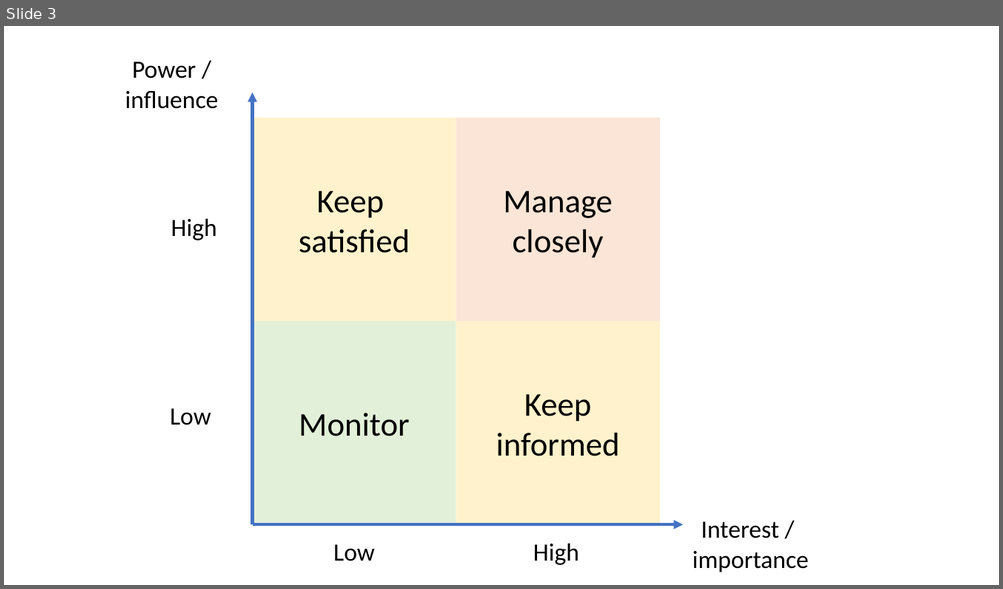
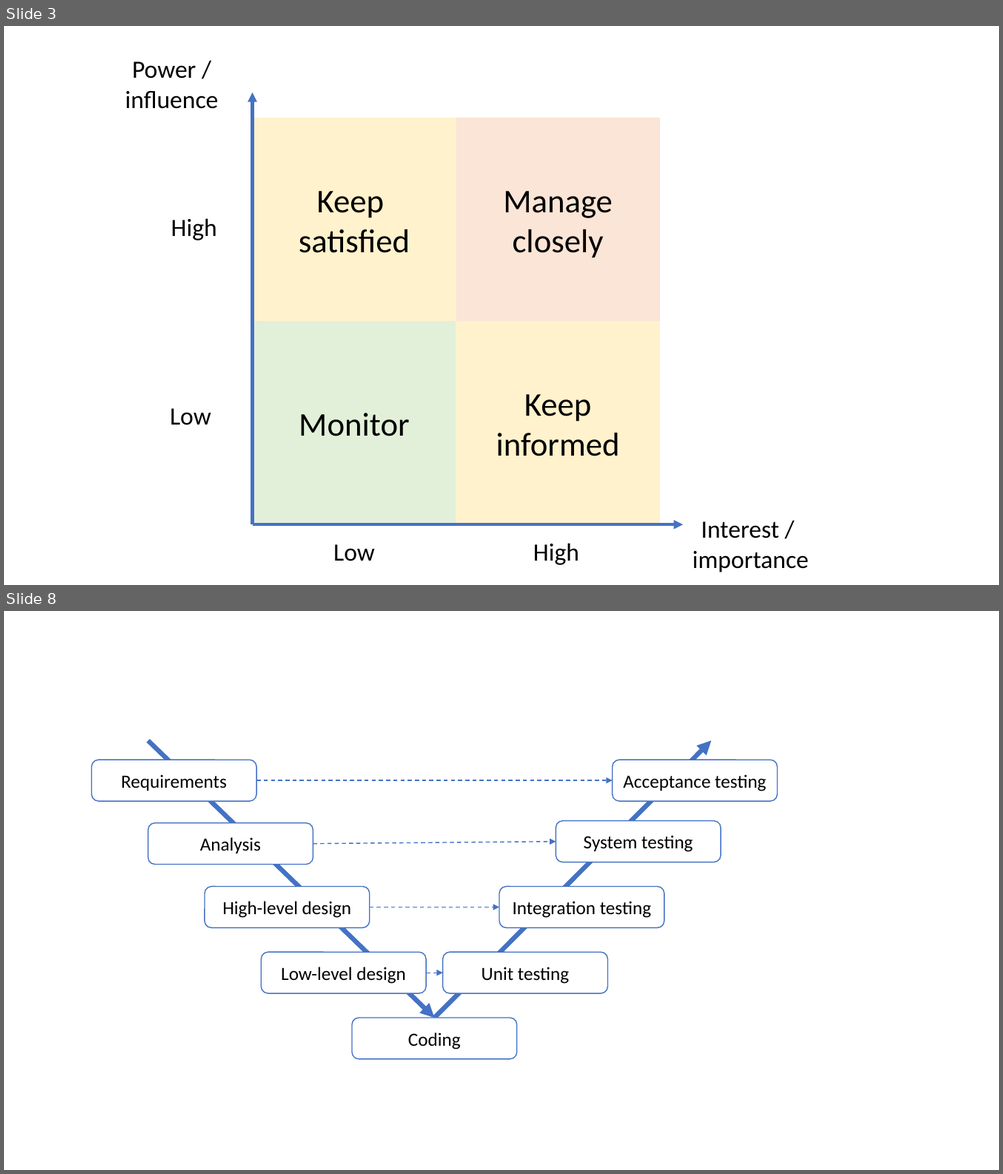
Before and after one commit to coillarach/SET09102, a slide deck: images/graphics.pptx. Shown one above the other, each under a label of ours: slide 3 before the commit, slides 3 and 8 after it; the slides between them are not shown. The pictures are 1003x589 and 1003x1174 pixels, drawn with LibreOffice and Linux fonts; fonts in the diff are those of the drawing. Boxes give left, top, right and bottom in pixels: in the first picture for what was removed or moved away, otherwise in the second. Text is boxed around its words. In the diff, an @@ line names an element or a change of style, - is before the commit and + after.

```diff
--- a/images/graphics.pptx
+++ b/images/graphics.pptx
@@ slide 8 added at [4, 611, 999, 1170], background #FFFFFF @@
@@ arrow added from (148, 741) to (435, 1019), #4472C4 4.5 pt @@
@@ arrow added from (435, 1019) to (711, 741), #4472C4 4.5 pt @@
@@ rounded rectangle added at [91, 760, 256, 801], fill #FFFFFF, outline #4472C4 1 pt, 18 pt, text #000000 @@
+Requirements
@@ rounded rectangle added at [612, 760, 777, 801], fill #FFFFFF, outline #4472C4 1 pt, 18 pt, text #000000 @@
+Acceptance testing
@@ arrow added from (256, 780) to (612, 780), #4472C4 1 pt dashed @@
@@ rounded rectangle added at [148, 823, 313, 864], fill #FFFFFF, outline #4472C4 1 pt, 18 pt, text #000000 @@
+Analysis
@@ rounded rectangle added at [555, 821, 720, 863], fill #FFFFFF, outline #4472C4 1 pt, 18 pt, text #000000 @@
+System testing
@@ arrow added from (313, 844) to (555, 842), #4472C4 1 pt dashed @@
@@ rounded rectangle added at [205, 887, 370, 928], fill #FFFFFF, outline #4472C4 1 pt, 18 pt, text #000000 @@
+High-level design
@@ rounded rectangle added at [499, 887, 664, 928], fill #FFFFFF, outline #4472C4 1 pt, 18 pt, text #000000 @@
+Integration testing
@@ arrow added from (370, 907) to (499, 907), #4472C4 1 pt dashed @@
@@ rounded rectangle added at [262, 953, 427, 994], fill #FFFFFF, outline #4472C4 1 pt, 18 pt, text #000000 @@
+Low-level design
@@ rounded rectangle added at [443, 953, 608, 994], fill #FFFFFF, outline #4472C4 1 pt, 18 pt, text #000000 @@
+Unit testing
@@ arrow added from (427, 973) to (443, 973), #4472C4 1 pt dashed @@
@@ rounded rectangle added at [352, 1019, 517, 1059], fill #FFFFFF, outline #4472C4 1 pt, 18 pt, text #000000 @@
+Coding
```
Also in this commit, not shown: 6 other slides added, 16 other files.
